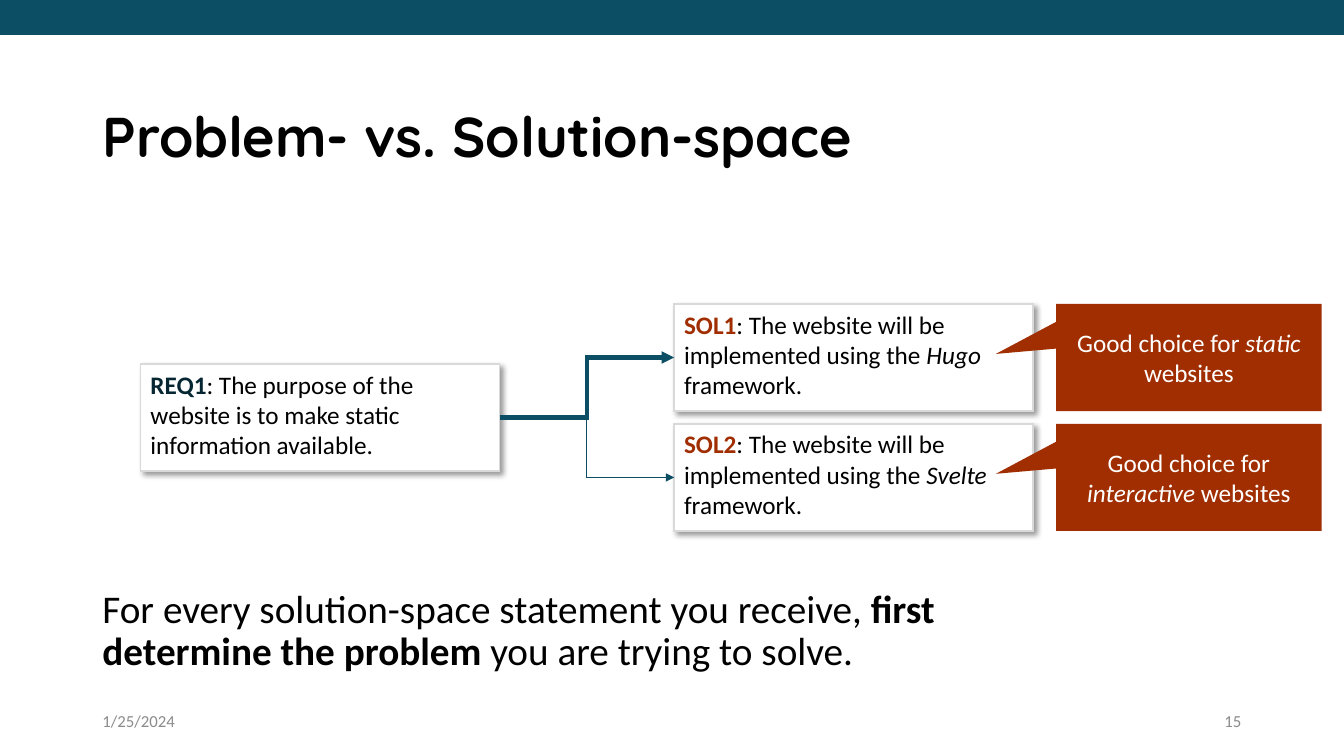
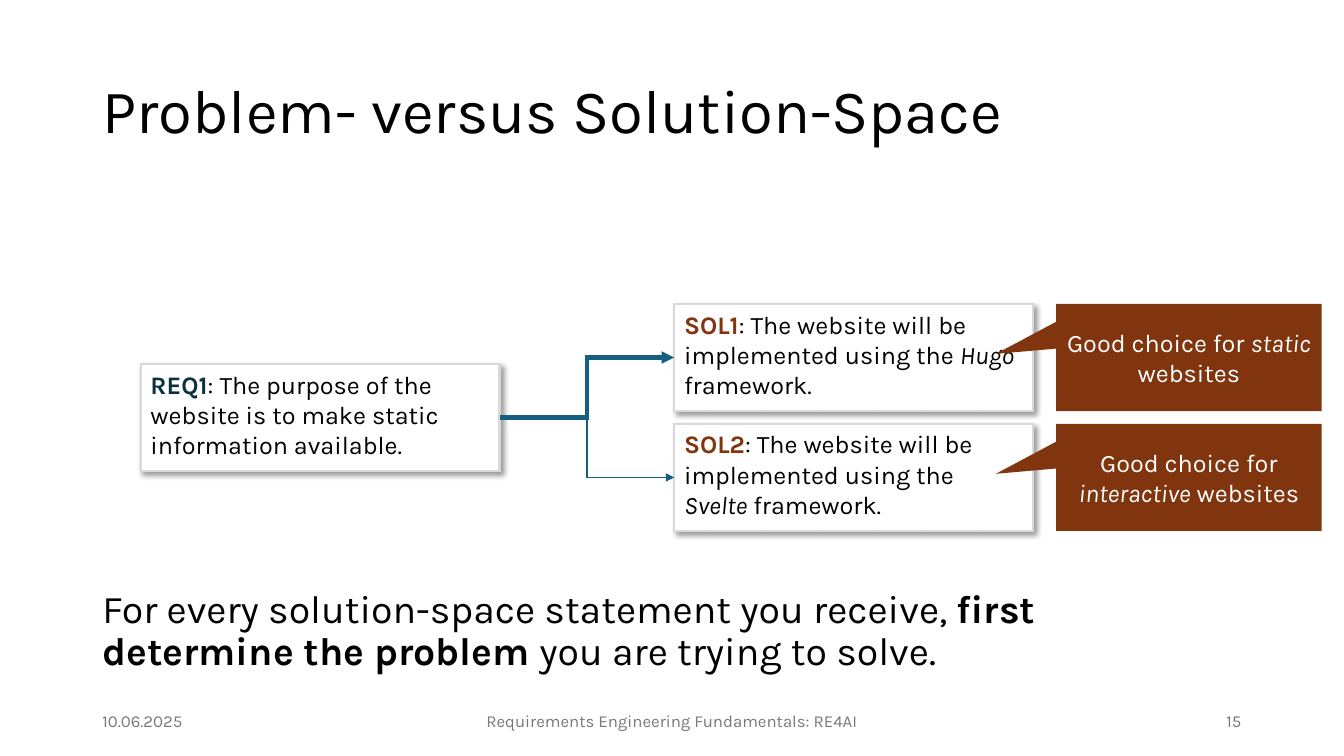
Before and after one commit to JulianFrattini/seminar-refun, a slide deck: slide 15 of slides/base/seminar-refun-base.pptx. Drawn at 1344x756 pixels with LibreOffice and Linux fonts; fonts in the diff are those of the drawing; background and template pictures are left out. Boxes give left, top, right and bottom in pixels: in the first picture for what was removed or moved away, otherwise in the second. Text is boxed around its words. In the diff, an @@ line names an element or a change of style, - is before the commit and + after.

```diff
--- a/slides/base/seminar-refun-base.pptx
+++ b/slides/base/seminar-refun-base.pptx
@@ rectangle removed at (x1=0, y1=0, x2=1344, y2=35) @@
@@ title "Problem- versus Solution-Space" at (x1=102, y1=90, x2=1002, y2=148): vertical alignment top to middle @@
@@ title at (x1=102, y1=90, x2=1002, y2=148): text changed; size 40 to 44 pt; font Quicksand to Karla; bold off @@
-Problem- vs. Solution-space
+Problem- versus Solution-Space
@@ rectangle "SOL1: The website will be ..." at (x1=675, y1=304, x2=1033, y2=411): font Calibri to Karla; text colour #A02E00 to #80350E in "SOL1:"; outline #D9D9D9 1 pt to #D9D9D9 1.5 pt @@
@@ speech box "Good choice for static websites" at (x1=1057, y1=304, x2=1322, y2=411): font Calibri to Karla; fill #A02E00 to #80350E @@
@@ elbow arrow (500, 417) - (675, 358): stroke #0C4E64 3 pt to #156082 3 pt @@
@@ rectangle "REQ1: The purpose of the ..." at (x1=140, y1=364, x2=499, y2=471): font Calibri to Karla; text colour #062732 to #0B3041 in "REQ1:"; outline #D9D9D9 1 pt to #D9D9D9 1.5 pt @@
@@ elbow arrow (500, 417) - (675, 478): stroke #0C4E64 0.5 pt to #156082 1 pt @@
@@ rectangle "SOL2: The website will be ..." at (x1=675, y1=424, x2=1033, y2=531): font Calibri to Karla; text colour #A02E00 to #80350E in "SOL2:"; outline #D9D9D9 1 pt to #D9D9D9 1.5 pt @@
@@ speech box "Good choice for interactive websites" at (x1=1057, y1=424, x2=1322, y2=531): font Calibri to Karla; fill #A02E00 to #80350E @@
@@ text "For every solution-space statement you ..." at (x1=102, y1=595, x2=1036, y2=675): font Calibri to Karla @@
@@ text at (x1=102, y1=716, x2=182, y2=727): text changed; font Calibri to Karla; text colour #8C8C8C to #797979 @@
-1/25/2024
+10.06.2025
@@ text added at (x1=486, y1=715, x2=857, y2=731), 12 pt, text #797979 @@
+Requirements Engineering Fundamentals: RE4AI
@@ page number at (x1=1226, y1=716, x2=1241, y2=727): font Calibri to Karla, text colour #8C8C8C to #797979 @@
```
Also in this commit, not shown: 38 other slides changed, 4 slides added, 5 slides removed, 1 other file.
